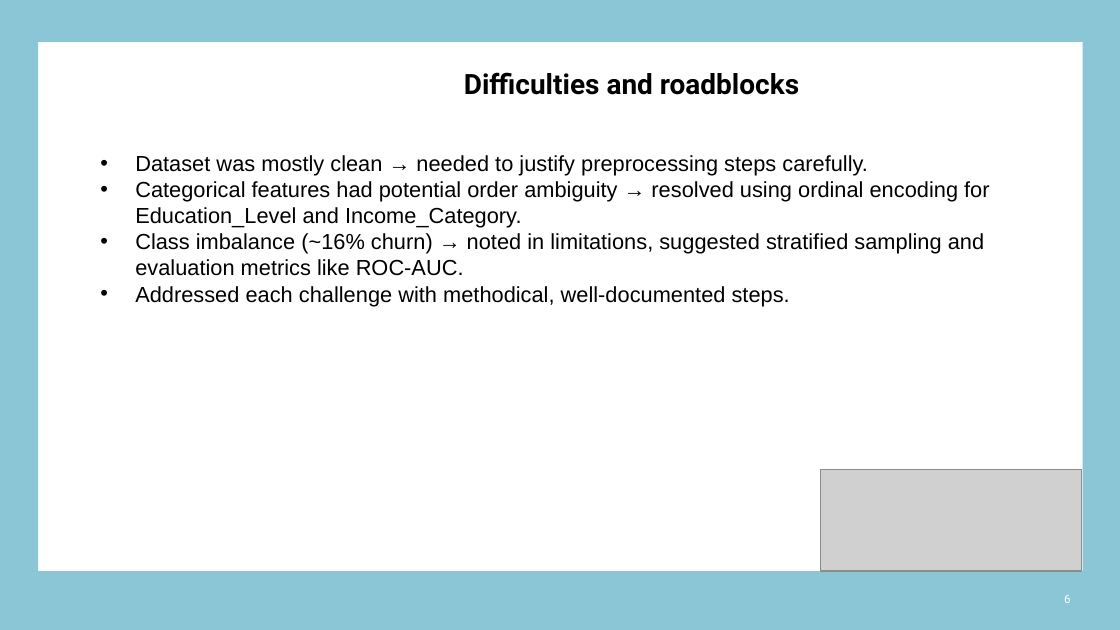
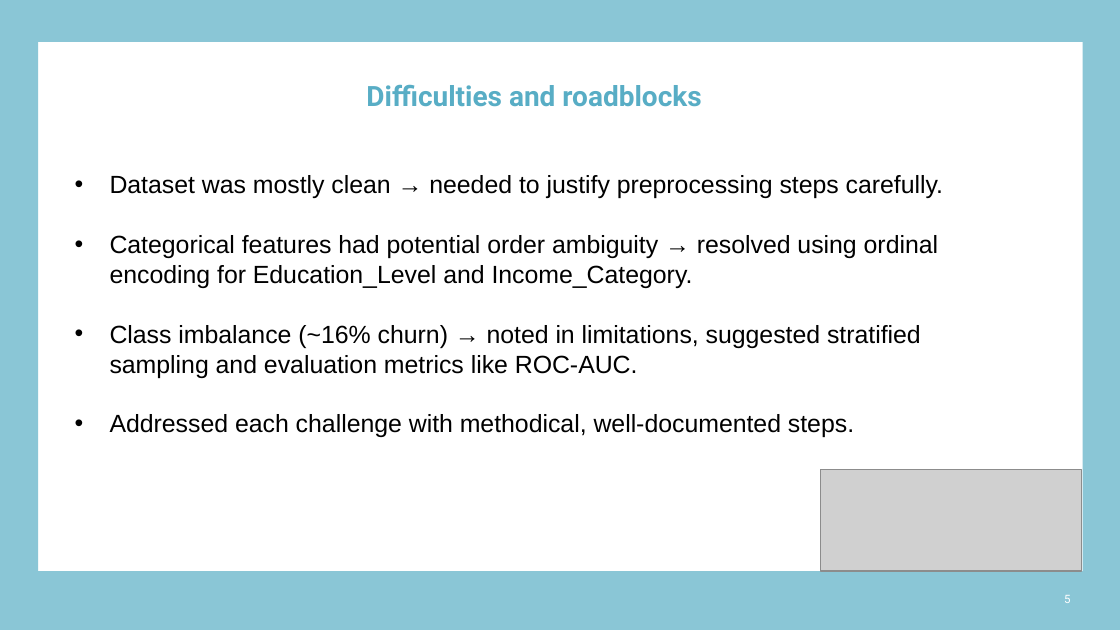
Before and after one commit to ReDI-School-projects/CreditCardUserBehaviour, a slide deck: slide 5 of Final_project_DataAnalytics-D.Ivashchenko.pptx (slide 6 before the commit). Drawn at 1120x630 pixels with LibreOffice and Linux fonts; fonts in the diff are those of the drawing; grey boxes stand for pictures; background and template pictures are left out. Boxes give left, top, right and bottom in pixels: in the first picture for what was removed or moved away, otherwise in the second. Text is boxed around its words. In the diff, an @@ line names an element or a change of style, - is before the commit and + after.

```diff
--- a/Final_project_DataAnalytics-D.Ivashchenko.pptx
+++ b/Final_project_DataAnalytics-D.Ivashchenko.pptx
@@ title "Difficulties and roadblocks": place and size @@
-title "Difficulties and roadblocks" at [464,72,799,95]
+title "Difficulties and roadblocks" at [366,84,701,107]
@@ title "Difficulties and roadblocks" at [366,84,701,107]: text colour #000000 to #58ADC5 @@
@@ text "Dataset was mostly clean → ...": place and size @@
-text "Dataset was mostly clean → ..." at [135,155,989,306]
+text "Dataset was mostly clean → ..." at [110,175,943,437]
@@ text "Dataset was mostly clean → ..." at [110,175,943,437]: size 14 to 16 pt @@
```
Also in this commit, not shown: 5 other slides changed, 10 slides removed.
